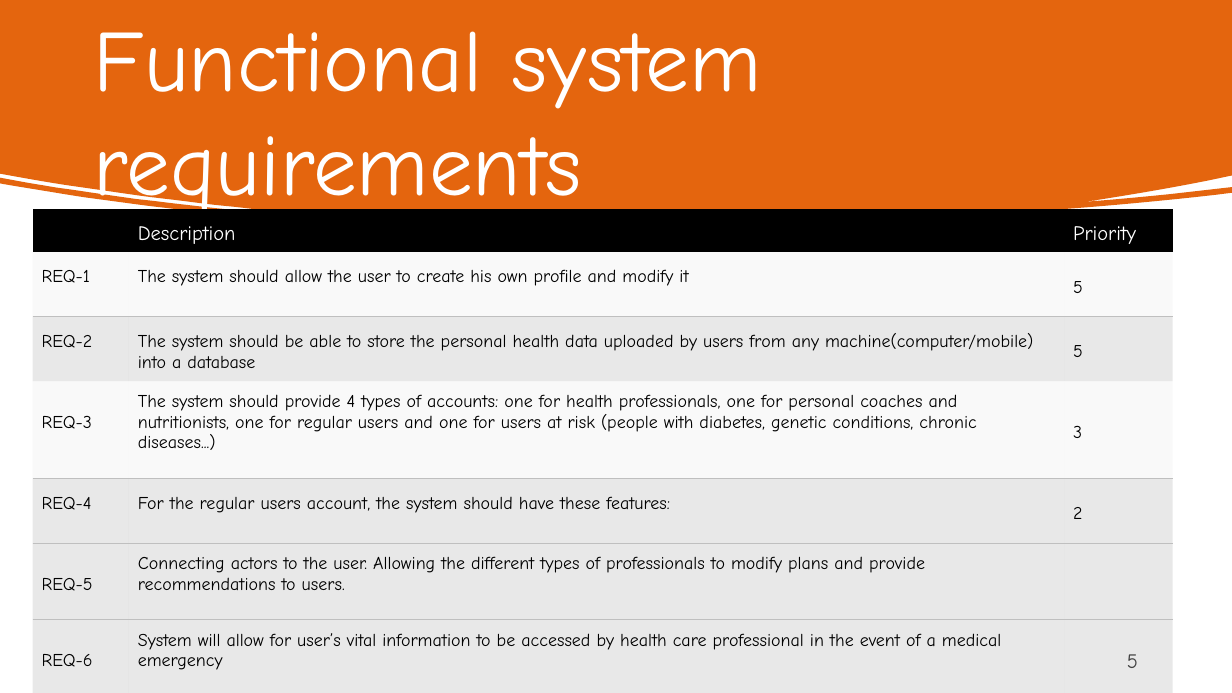
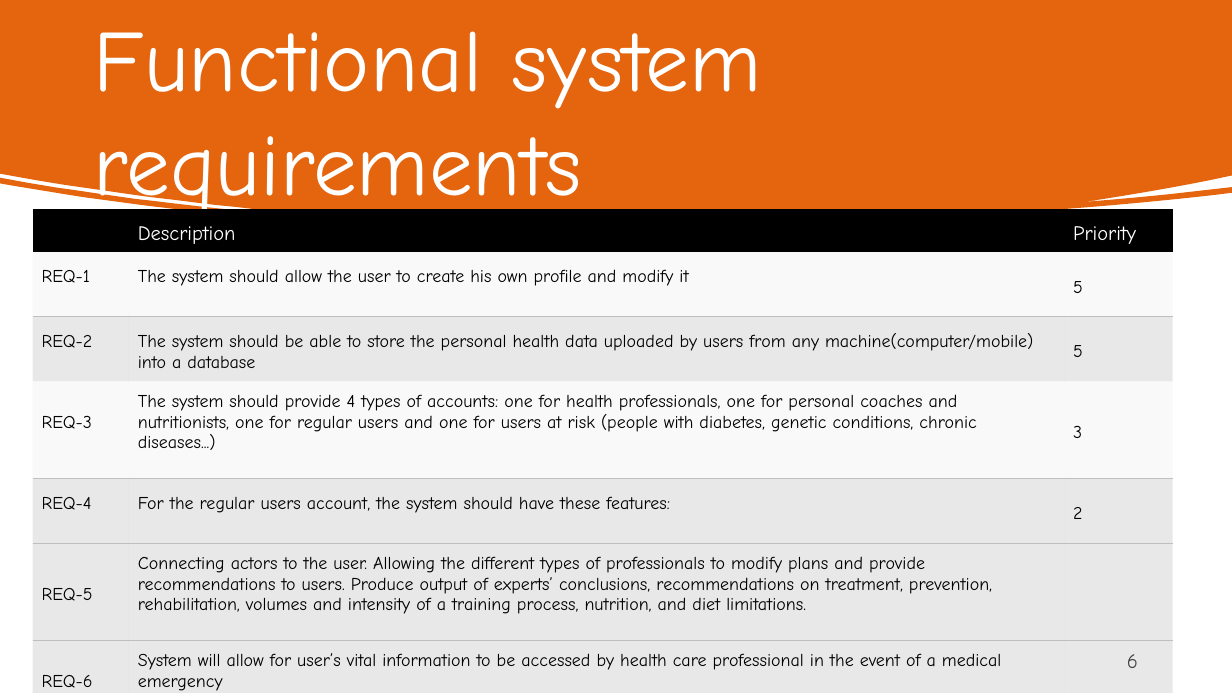
Before and after one commit to lmullettcs2043/cs2043Proj1, a slide deck: slide 6 of CS2043Proj1.pptx (slide 5 before the commit). Drawn at 1232x693 pixels with LibreOffice and Linux fonts; fonts in the diff are those of the drawing. Boxes give left, top, right and bottom in pixels: in the first picture for what was removed or moved away, otherwise in the second. Text is boxed around its words. In the diff, an @@ line names an element or a change of style, - is before the commit and + after.

```diff
--- a/CS2043Proj1.pptx
+++ b/CS2043Proj1.pptx
@@ table at [32,209,1172,693] @@
-row 6, column 2: Connecting actors to the user. Allowing the different types of professionals to modify plans and provide recommendations to users.
+row 6, column 2: Connecting actors to the user. Allowing the different types of professionals to modify plans and provide recommendations to users. Produce output of experts’ conclusions, recommendations on treatment, prevention, rehabilitation, volumes and intensity of a training process, nutrition, and diet limitations.
@@ page number at [1127,654,1138,668]: text changed @@
-5
+6
```
Also in this commit, not shown: 4 other slides changed, 8 slides added, 1 slide removed.
